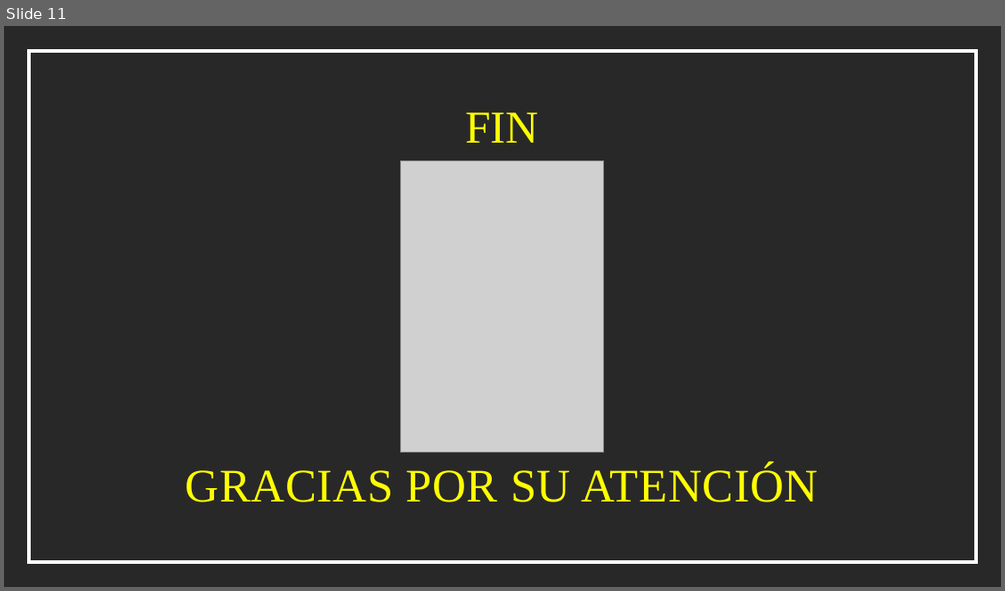
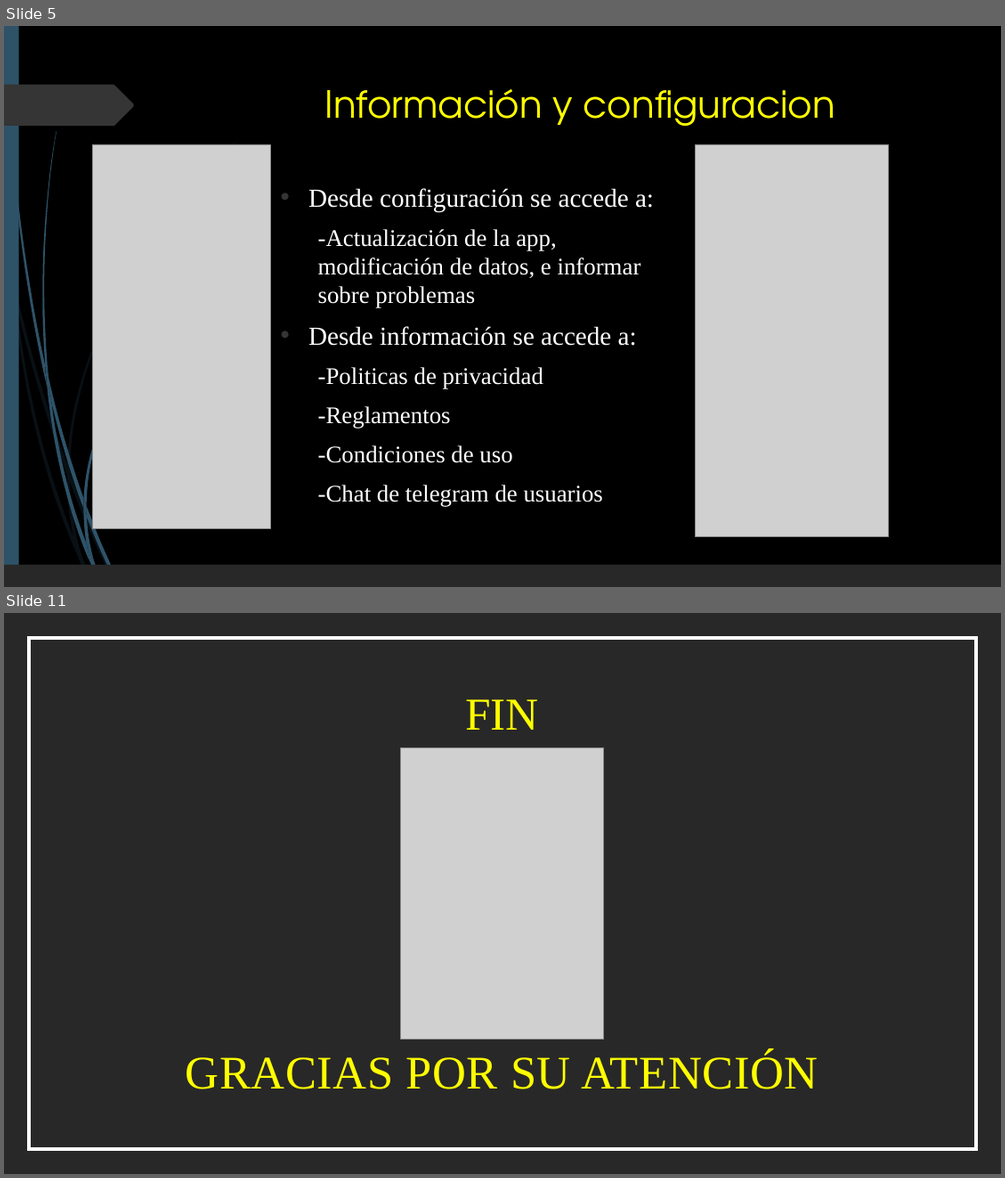
Before and after one commit to JavierRamiro8/Temple-Body, a slide deck: Documentacion/TEMPLE BODY.pptx. Shown one above the other, each under a label of ours: slide 11 before the commit, slides 5 and 11 after it; the slides between them are not shown. The pictures are 1005x591 and 1005x1178 pixels, drawn with LibreOffice and Linux fonts; fonts in the diff are those of the drawing; grey boxes stand for pictures. Boxes give left, top, right and bottom in pixels: in the first picture for what was removed or moved away, otherwise in the second. Text is boxed around its words. In the diff, an @@ line names an element or a change of style, - is before the commit and + after.

```diff
--- a/Documentacion/TEMPLE BODY.pptx
+++ b/Documentacion/TEMPLE BODY.pptx
@@ slide 5 added at (4,26,1001,587), background #000000 @@
@@ rectangle added at (4,26,19,587), fill #2E5369 @@
@@ freeform shape added at (4,85,134,126), fill #353535 @@
@@ title added at (325,89,835,126), 36 pt, text #FFFF00 @@
+Información y configuracion
@@ picture added at (92,144,270,528) @@
@@ picture added at (696,144,889,537) @@
@@ text added at (308,188,654,506), 23 pt, text #FFFFFF @@
+• Desde configuración se accede a:
+  -Actualización de la app, modificación de datos, e informar sobre problemas
+• Desde información se accede a:
+  -Politicas de privacidad
+  -Reglamentos
+  -Condiciones de uso
+  -Chat de telegram de usuarios
@@ group added at (4,141,237,587): 10 freeform shapes @@
@@ group added at (7,26,198,587): 12 freeform shapes @@
@@ rectangle added at (4,564,1001,587), fill #282828 @@
```
Also in this commit, not shown: 5 slides changed, 4 other slides added, 5 slides removed, 1 other file.
